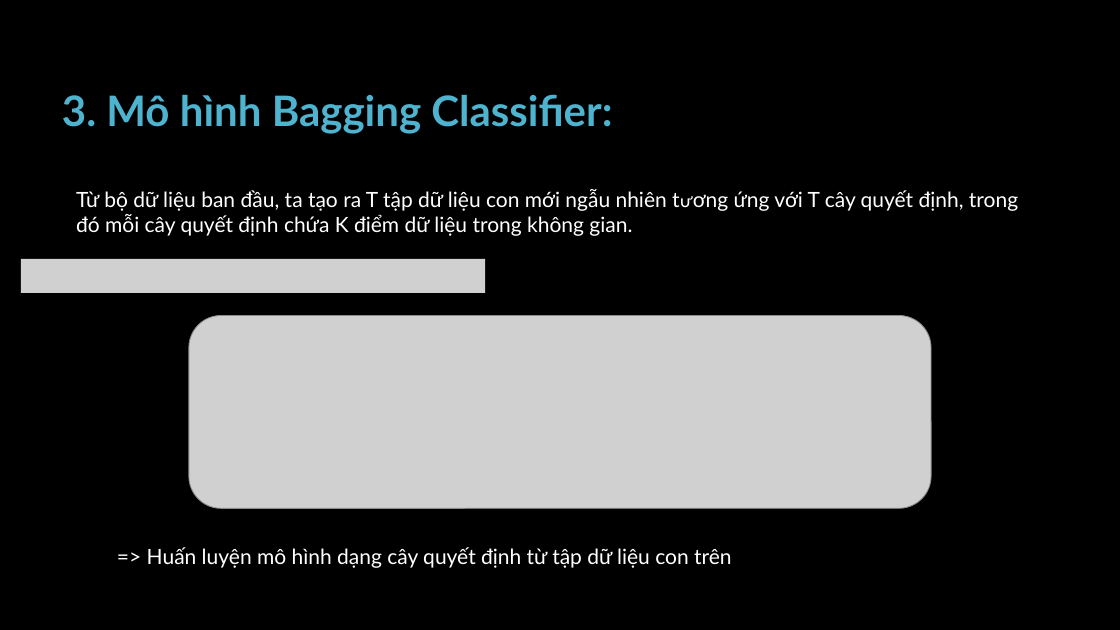
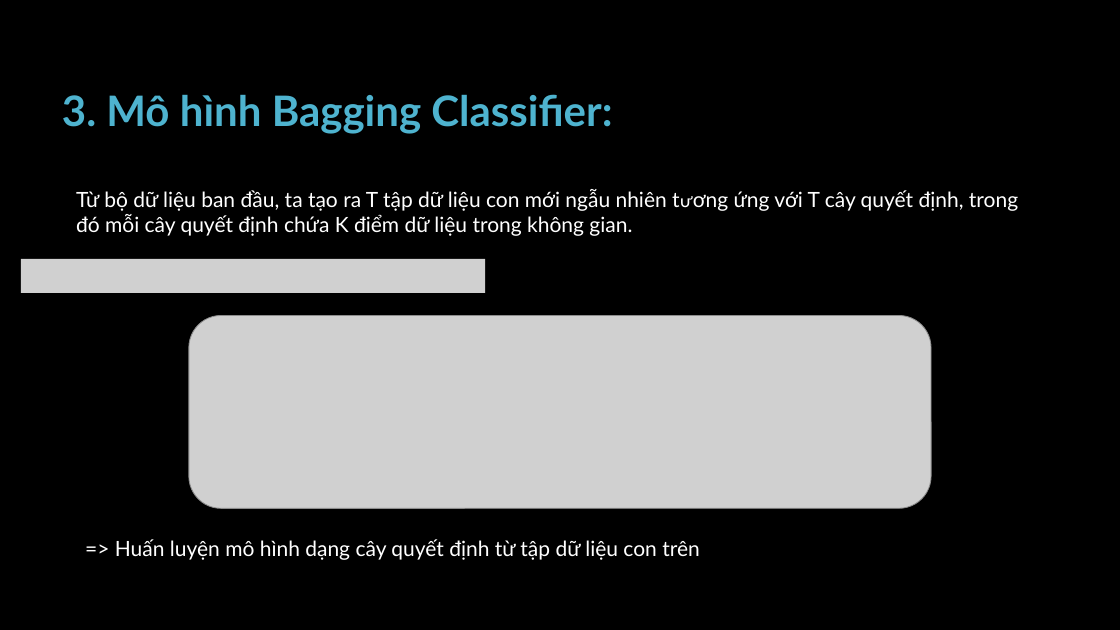
Before and after one commit to pisceskibo/CreditCardApprovalPrediction, a slide deck: slide 28 of references/ApplicationOfEnsembleLearningInBankCreditCardRiskModeling.pptx. Drawn at 1120x630 pixels with LibreOffice and Linux fonts; fonts in the diff are those of the drawing; grey boxes stand for pictures; background and template pictures are left out. Boxes give left, top, right and bottom in pixels: in the first picture for what was removed or moved away, otherwise in the second. Text is boxed around its words. In the diff, an @@ line names an element or a change of style, - is before the commit and + after.

```diff
--- a/references/ApplicationOfEnsembleLearningInBankCreditCardRiskModeling.pptx
+++ b/references/ApplicationOfEnsembleLearningInBankCreditCardRiskModeling.pptx
@@ text "=> Huấn luyện mô hình ...": place and size @@
-text "=> Huấn luyện mô hình ..." at (147,547,732,568)
+text "=> Huấn luyện mô hình ..." at (115,539,700,560)
```
Also in this commit, not shown: 18 other slides changed, 1 slide added.
